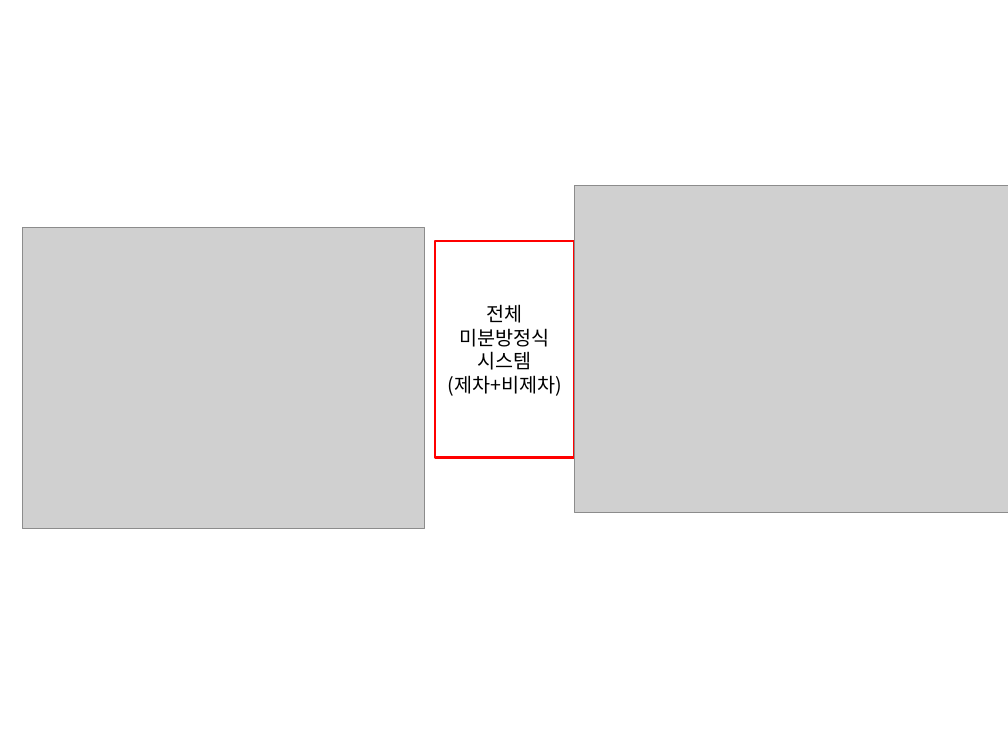
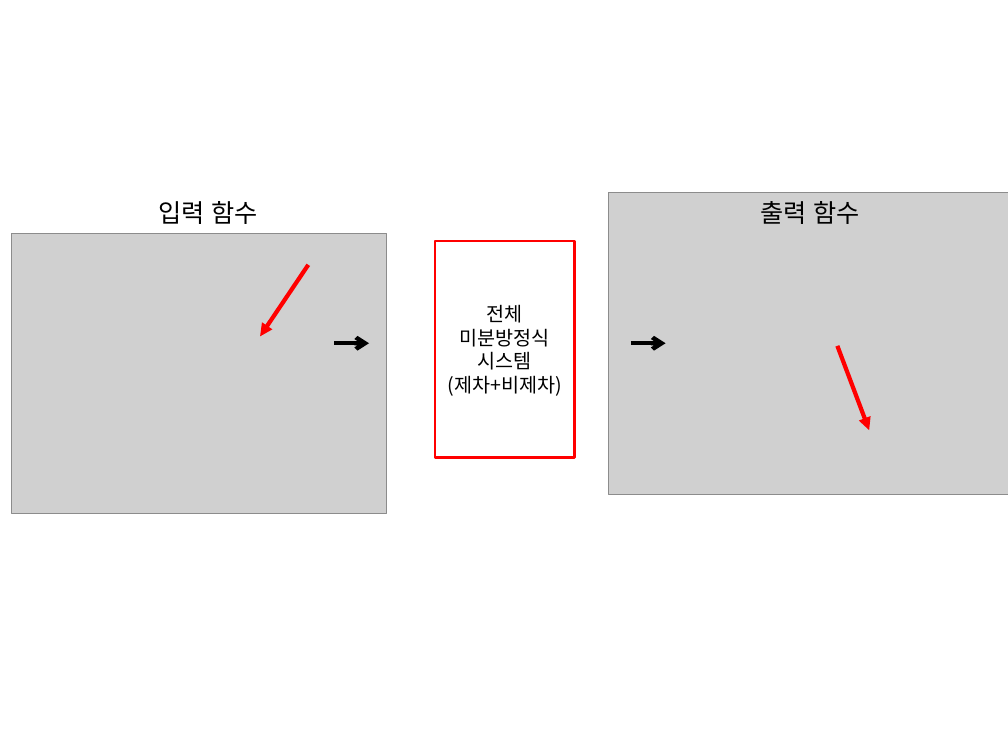
Before and after one commit to answeredbyablemind/answeredbyablemind.github.io, a slide deck: slide 3 of pics/2021-06-09-Greens_function/pics.pptx. Drawn at 1008x756 pixels with LibreOffice and Linux fonts; fonts in the diff are those of the drawing; grey boxes stand for pictures. Boxes give left, top, right and bottom in pixels: in the first picture for what was removed or moved away, otherwise in the second. Text is boxed around its words. In the diff, an @@ line names an element or a change of style, - is before the commit and + after.

```diff
--- a/pics/2021-06-09-Greens_function/pics.pptx
+++ b/pics/2021-06-09-Greens_function/pics.pptx
@@ text added at [158,201,258,224], 18 pt, text #000000 @@
+입력 함수
@@ picture: place and size @@
-picture at [575,185,1008,513]
+picture at [609,193,1008,494]
@@ text added at [760,201,859,224], 18 pt, text #000000 @@
+출력 함수
@@ picture: place and size @@
-picture at [22,227,424,528]
+picture at [12,233,387,514]
@@ arrow added from (308, 265) to (260, 337), #FF0000 3 pt @@
@@ arrow added from (335, 344) to (369, 344), #000000 3 pt @@
@@ arrow added from (631, 344) to (665, 344), #000000 3 pt @@
@@ arrow added from (838, 346) to (869, 430), #FF0000 3 pt @@
```
Also in this commit, not shown: 2 other slides changed, 3 other files.
